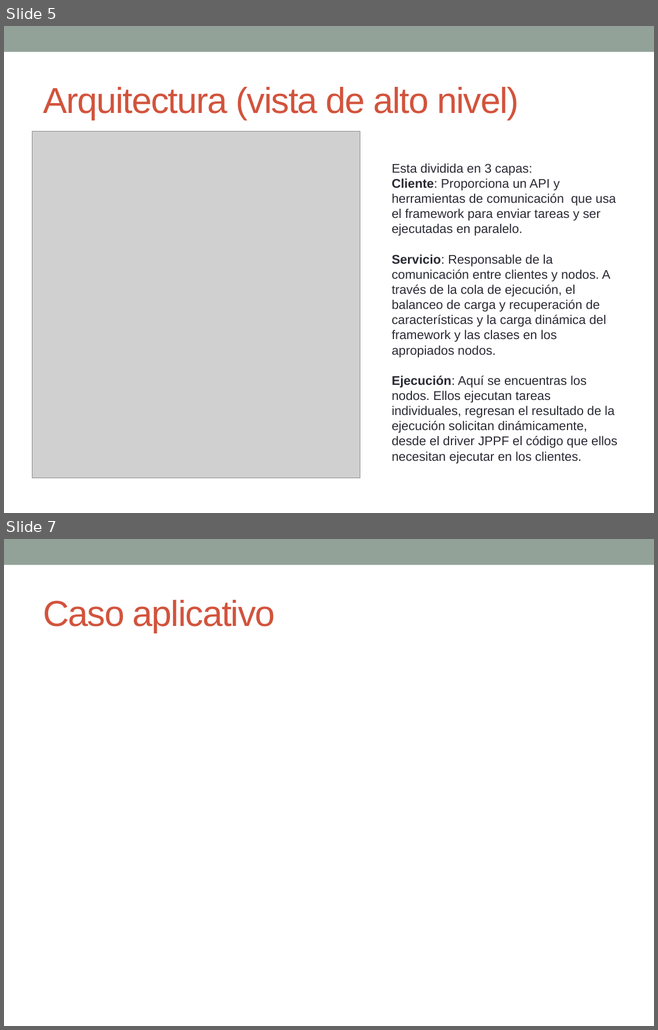
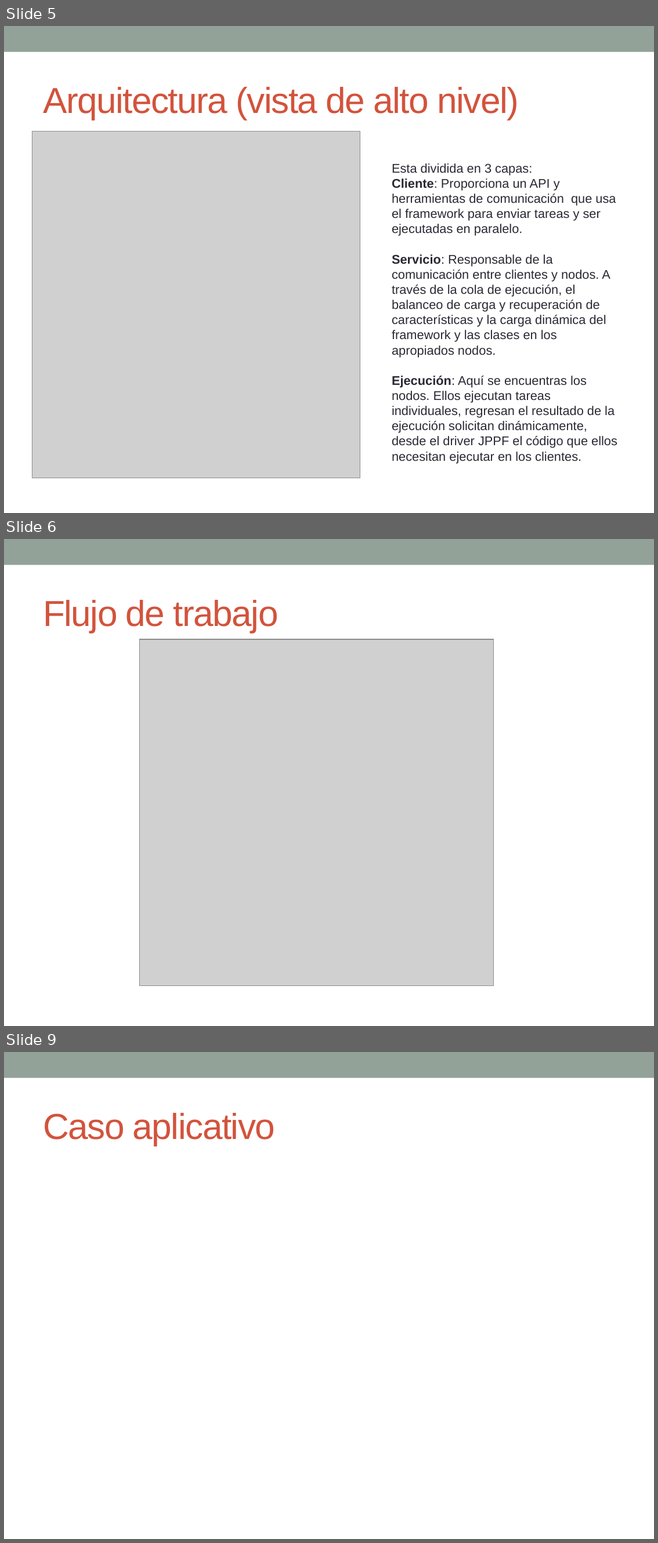
Before and after one commit to oca159/Clase-DAR, a slide deck: Tareas/JPPF/JPPF-Presentacion.pptx. Shown one above the other, each under a label of ours: slides 5 and 7 before the commit, slides 5, 6 and 9 after it; the slides between them are not shown. The pictures are 658x1030 and 658x1543 pixels, drawn with LibreOffice and Linux fonts; fonts in the diff are those of the drawing; grey boxes stand for pictures. Boxes give left, top, right and bottom in pixels: in the first picture for what was removed or moved away, otherwise in the second. Text is boxed around its words. In the diff, an @@ line names an element or a change of style, - is before the commit and + after.

```diff
--- a/Tareas/JPPF/JPPF-Presentacion.pptx
+++ b/Tareas/JPPF/JPPF-Presentacion.pptx
@@ slide 6 added at (4, 539, 654, 1026), background #FFFFFF; not listed: 1 template element that a slide beside it also shows @@
@@ title added at (43, 600, 278, 633), 40 pt, text #D2533C @@
+Flujo de trabajo
@@ picture added at (140, 640, 494, 986) @@
@@ what was slide 7 is now slide 9 @@
```
Also in this commit, not shown: 2 other slides added, 1 slide removed, 3 other files.
